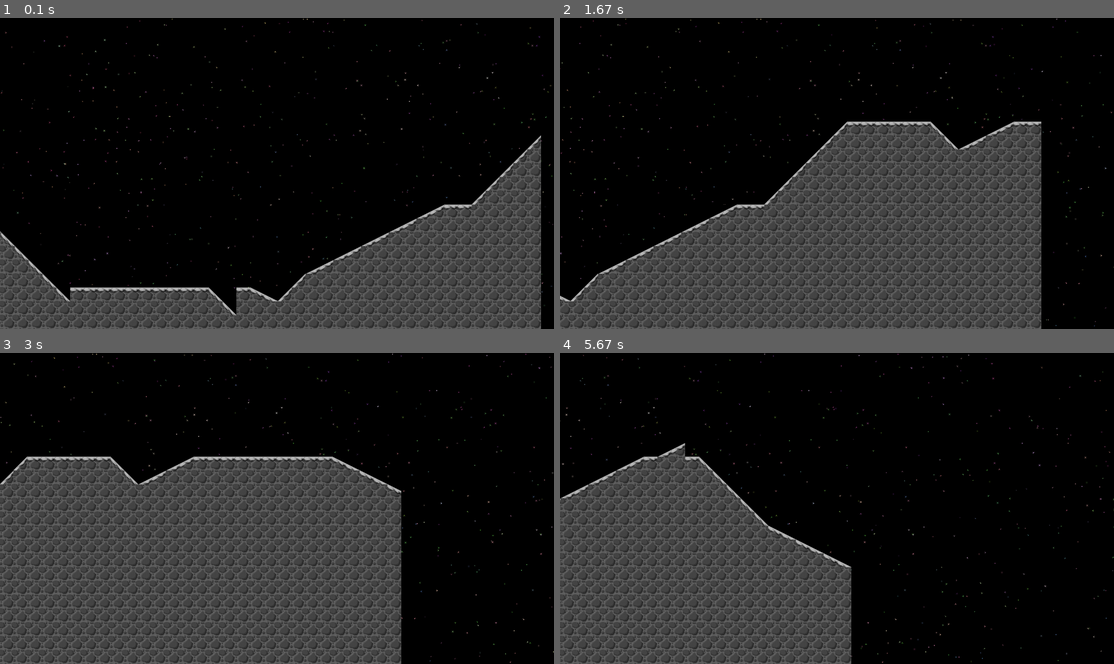
Above: before the commit, frames 1-4 (two rows, left to right).
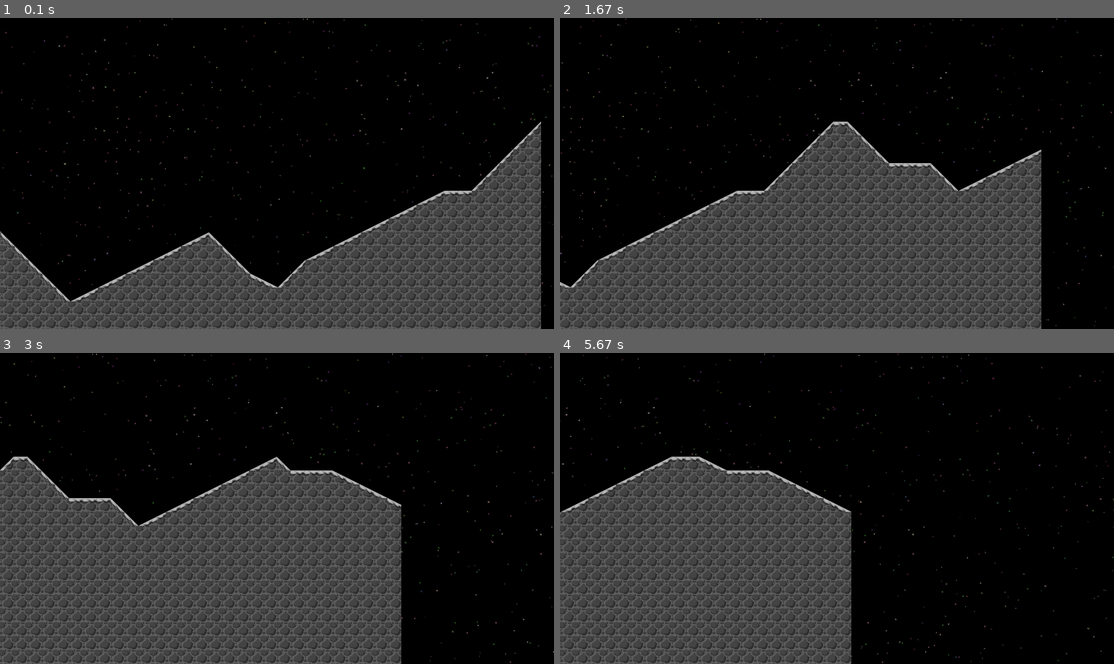
Above: after the commit, the same moments.

Repository: moriarty83/pygame-starter
Game: pygame game, started from quickstart.py
Same seed, same stepped clock (60 frames per second), same inputs: the game is played once before the commit and once after it.
Inputs:
- Up to frame 1 (0.1 s): no input
- Up to frame 2 (1.67 s): tap J at 0.33, 0.73, 1.03, 1.23, 1.57 s; hold D 0.67-1.13 s; hold W 1.17-1.47 s; hold D from 1.5 s (still down)
- Up to frame 3 (3 s): tap J at 1.87, 2.07, 2.37, 2.63, 2.97 s; release D at 1.97 s; hold A 2-2.53 s; hold S 2.57-2.87 s; hold A from 2.9 s (still down)
- Up to frame 4 (5.67 s): tap J at 3.27, 3.4, 3.8, 4.1, 4.47, 4.87, 5.17, 5.37 s; release A at 3.3 s; hold W 3.33-3.7 s; hold D 3.73-4.37 s; hold S 4.4-4.77 s; hold A 4.8-5.27 s; hold D from 5.3 s (still down)

The runs differ from the first frame. In frame 1, 6.1% of the frame differs, in the area x 12-98%, y 33-96%; in frame 2, 7.2%, in the area x 0-87%, y 33-92%; in frame 3, 6.4%; in frame 4, 5.0%.

Commit message:
complete draft 1 procedural generation

Diff:
--- a/quickstart.py
+++ b/quickstart.py
@@ -148,13 +148,16 @@
     topper = random.choice(list(toppings.keys()))
     firstRow = False if len(rows) > 0 else True
     if firstRow == False:
-        if height == 15:
+        height = rows[-1]["height"]
+        if height > 14:
+            print("hit height max")
             topper = random.choice(list(down_flat_tiles.keys()))
         if height < 4:
+            print("hit height min")
             topper = random.choice(list(up_flat_tiles.keys()))
-        height = rows[-1]["height"]
-
-        proceed = True if random.randint(0, 10) > 3 else False
+
+        proceed = True if random.randint(
+            0, 10) > 3 and height < 15 and height > 3 else False
         gentleSlope = True if firstRow == False and rows[-1]["topper"] == "up_gentle_start" or firstRow == False and rows[-1]["topper"] == "down_gentle_start" else False
         if rows[-1]["topper"] == "up_gentle_start":
             print("hit 1")
@@ -220,6 +223,7 @@
                         "topper is upsteep, up gentle, topper is: {}", topper)
         print("previous topper is " + rows[-1]["topper"] + " previous height is " +
               str(rows[-1]["height"]) + " current topper is " + topper)
+
     surface = pygame.Surface((32, height*32))
     for i in range(height):
         if i != 0:
